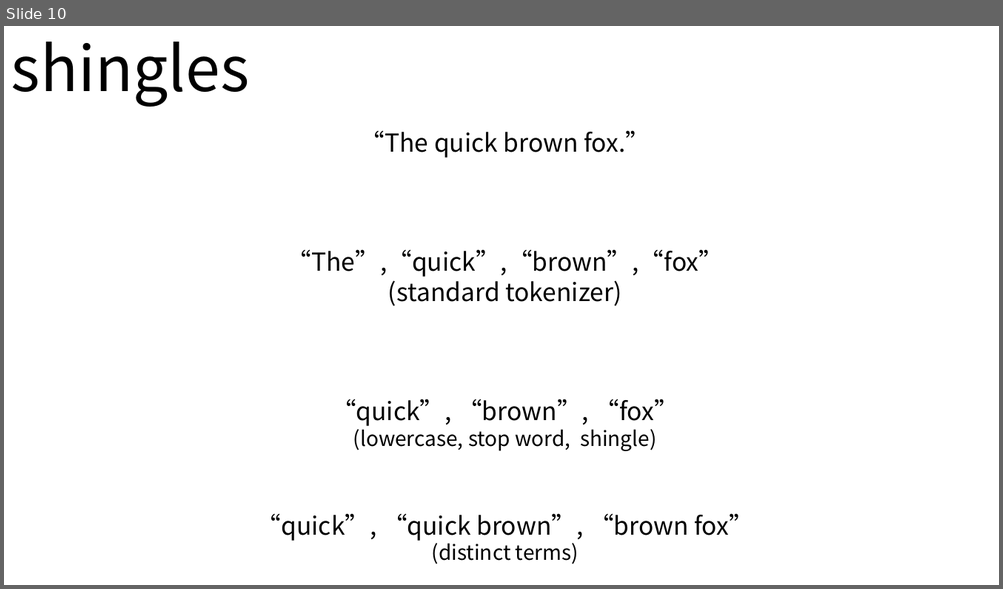
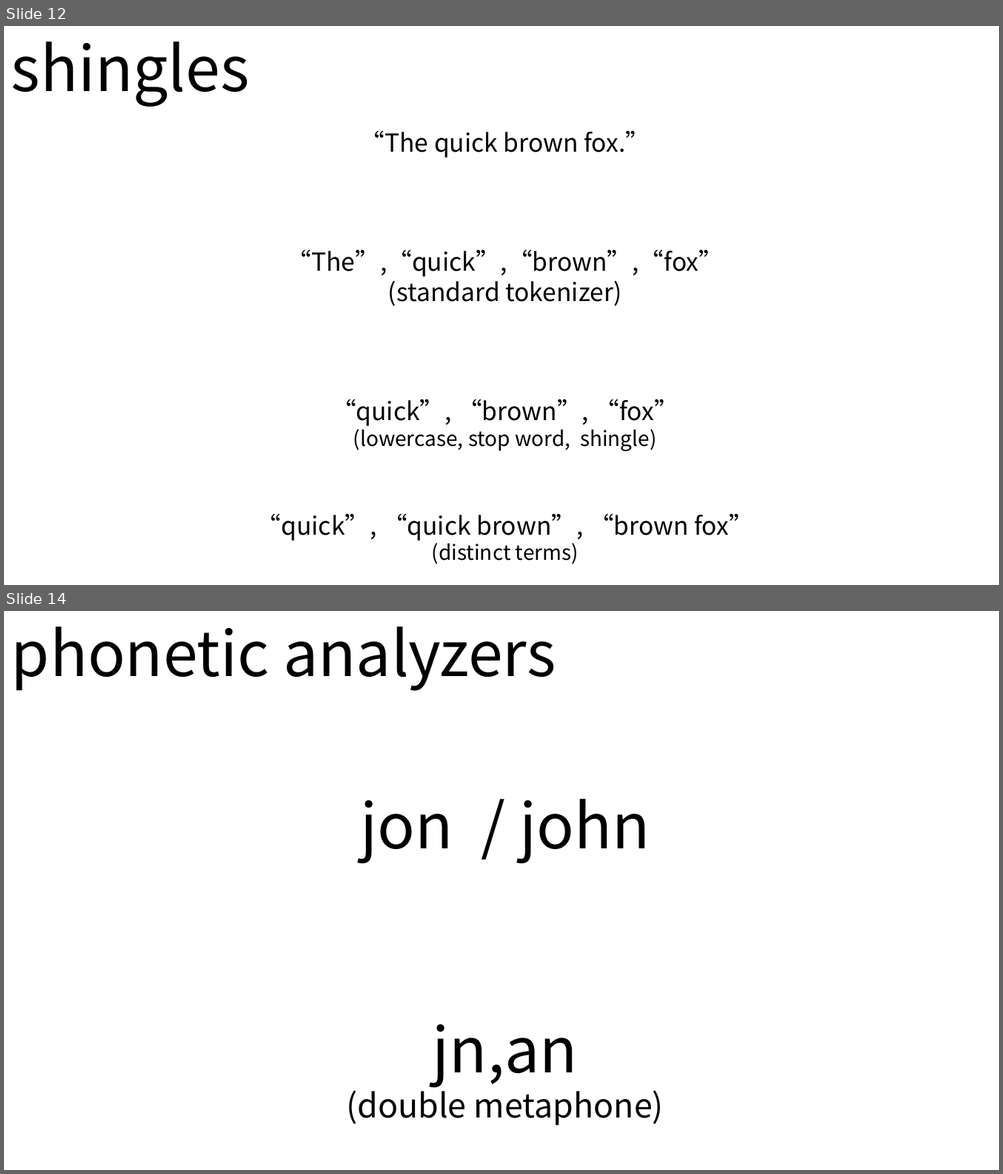
Before and after one commit to andypryor/start_your_search_engines, a slide deck: start_search_engines.pptx. Shown one above the other, each under a label of ours: slide 10 before the commit, slides 12 and 14 after it; the slides between them are not shown. The pictures are 1003x589 and 1003x1174 pixels, drawn with LibreOffice and Linux fonts; fonts in the diff are those of the drawing. Boxes give left, top, right and bottom in pixels: in the first picture for what was removed or moved away, otherwise in the second. Text is boxed around its words. In the diff, an @@ line names an element or a change of style, - is before the commit and + after.

```diff
--- a/start_search_engines.pptx
+++ b/start_search_engines.pptx
@@ slide 14 added at bbox=[4, 611, 999, 1170], background #FFFFFF @@
@@ text added at bbox=[11, 627, 555, 691], 60 pt, text #000000 @@
+phonetic analyzers
@@ table added at bbox=[92, 671, 182, 701], 1 rows, 1 columns @@
+
@@ text added at bbox=[346, 799, 663, 1126], 32 pt, text #000000 @@
+jon / john
+jn,an
+(double metaphone)
@@ what was slide 10 is now slide 12 @@
```
Also in this commit, not shown: 3 slides changed, 17 other slides added, 3 slides removed, 1 other file.
